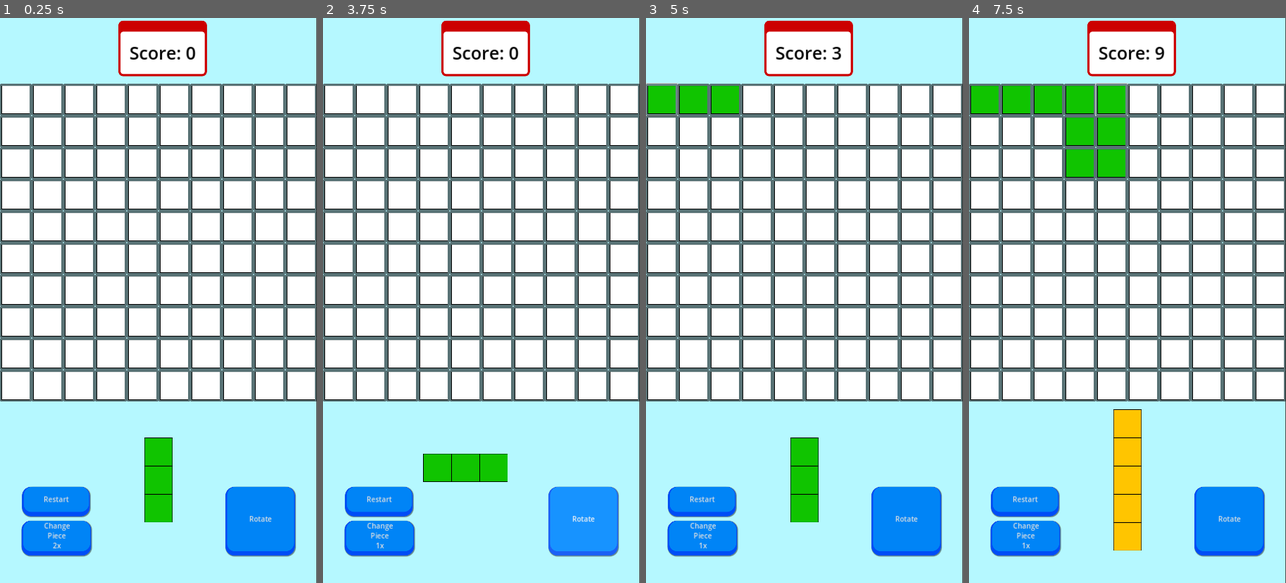
Above: before the commit, frames 1-4 (left to right).
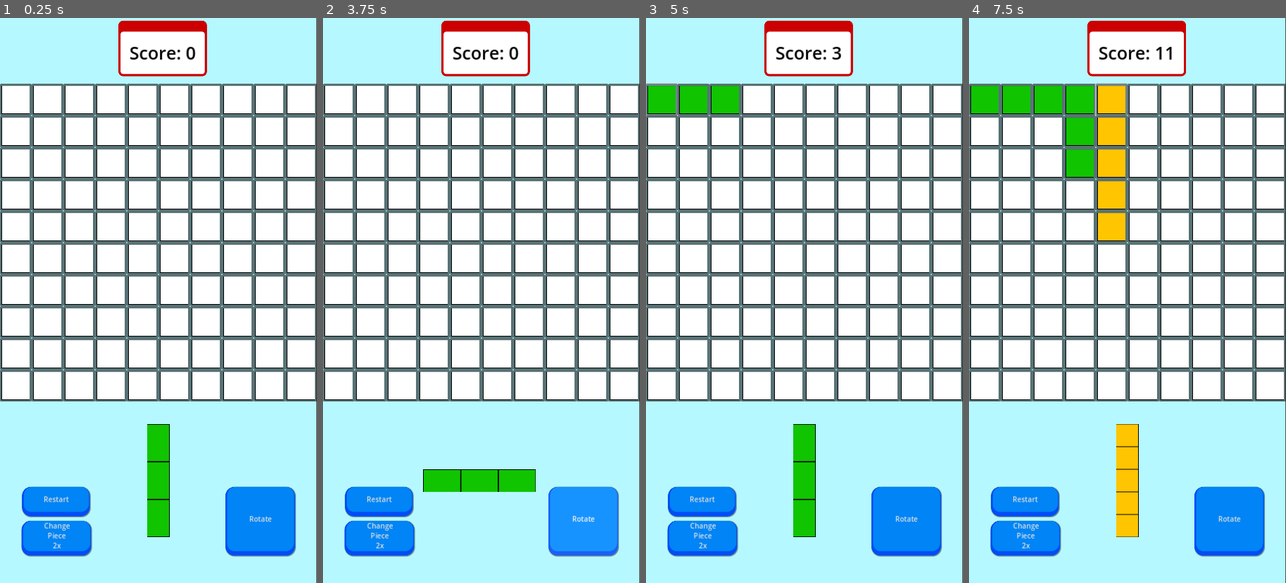
Above: after the commit, the same moments.

Repository: Awe0/AppMobile
Game: Godot game, scene res://Scenes/Game.tscn
The game is run twice, just before and just after one commit, with the same random seed, the same clock (stepped at 60 frames per second) and the same inputs.
Inputs (mouse positions are in pixels of both pictures, inside the frame that each line leads up to):
- Up to frame 1 (0.25 s): no input
- Up to frame 2 (3.75 s): click "Restart" at 0.5 s; click "Change Piece 1x" (after the commit: "Change Piece 2x") at 1.25 s; click "Restart" at 2 s; click "Restart" at 2.75 s; click "Rotate" at 3.5 s
- Up to frame 3 (5 s): click (661, 97) at 4.27 s
- Up to frame 4 (7.5 s): click (1016, 97) at 5.02 s; click (1048, 97) at 5.77 s; click (1079, 97) at 6.52 s; click (1111, 97) at 7.27 s

The runs differ from the first frame. In frame 1, 0.7% of the frame differs, in the area x 45-55%, y 71-92%; in frame 2, 1.7%; in frame 3, 0.7%; in frame 4, 3.6%, in the area x 16-69%, y 0-95%.

Commit message:
bug fixed

Diff:
--- a/hideandseekgds/Scenes/Game.tscn
+++ b/hideandseekgds/Scenes/Game.tscn
@@ -1,7 +1,8 @@
-[gd_scene load_steps=4 format=3 uid="uid://w7j6d2dkb4nj"]
+[gd_scene load_steps=5 format=3 uid="uid://w7j6d2dkb4nj"]
 
 [ext_resource type="Script" path="res://Scripts/game.gd" id="1_y1bmt"]
 [ext_resource type="Theme" uid="uid://dek1pe5nypotq" path="res://Themes/Buttons.tres" id="2_1nh3o"]
+[ext_resource type="Texture2D" uid="uid://cebq6iqy5ou8b" path="res://Assets/yellow_preview.png" id="3_oduoj"]
 [ext_resource type="Theme" uid="uid://byxv1brsahxxk" path="res://Themes/Warning_Label.theme" id="6_6oucx"]
 
 [node name="Game" type="Control"]
@@ -61,20 +62,18 @@
 theme_override_constants/v_separation = 0
 columns = 10
 
-[node name="PopupContainer" type="CenterContainer" parent="."]
-layout_mode = 1
-
-[node name="TextureRect" type="TextureRect" parent="."]
+[node name="Preview" type="TextureRect" parent="."]
 layout_mode = 2
-offset_left = 360.0
-offset_top = 1047.0
-offset_right = 360.0
-offset_bottom = 1047.0
+offset_left = 328.0
+offset_top = 887.0
+offset_right = 392.0
+offset_bottom = 1207.0
 grow_horizontal = 2
 grow_vertical = 2
-pivot_offset = Vector2(0, 100)
+pivot_offset = Vector2(30, 163)
+texture = ExtResource("3_oduoj")
 
-[node name="Label" type="Label" parent="."]
+[node name="Score" type="Label" parent="."]
 layout_mode = 0
 offset_left = 289.0
 offset_top = 26.0
--- a/hideandseekgds/Scripts/game.gd
+++ b/hideandseekgds/Scripts/game.gd
@@ -1,8 +1,8 @@
 extends Control
 
 @onready var grid_container: GridContainer = $GridContainer
-@onready var score_label: Label = $Label
-@onready var texture_rect_preview: TextureRect = $TextureRect
+@onready var score_label: Label = $Score
+@onready var texture_rect_preview: TextureRect = $Preview
 @onready var restart_button: Button = $Restart
 @onready var change_piece_button: Button = $ChangePiece
 
@@ -27,7 +27,6 @@
 }
 
 func _ready():
-	print(grid_container)
 	create_grid()
 	assign_random_color()
 
@@ -89,6 +88,7 @@
 	var color_name = selected_color.color_name
 	if color_previews.has(color_name):
 		texture_rect_preview.texture = color_previews[color_name]
+		texture_rect_preview.scale = Vector2(0.8,0.8)
 
 func check_grid(piece) -> bool:
 	var has_blank_cell = false
@@ -129,11 +129,11 @@
 func _on_restart_pressed() -> void:
 	reset_grid()
 	var enable_theme_button = load("res://Themes/Buttons.tres")
+	score = 0
 	score_label.text = "Score: 0"
-	change_piece_button.text = "Change\nPiece\n1x"
-	attempt = 0
+	change_piece_button.text = "Change\nPiece\n2x"
+	attempt = 2
 	change_piece_button.set_theme(enable_theme_button)
-
 
 func _on_change_piece_pressed() -> void:
 	var disable_theme_button = load("res://Themes/Disable_Button.theme")
